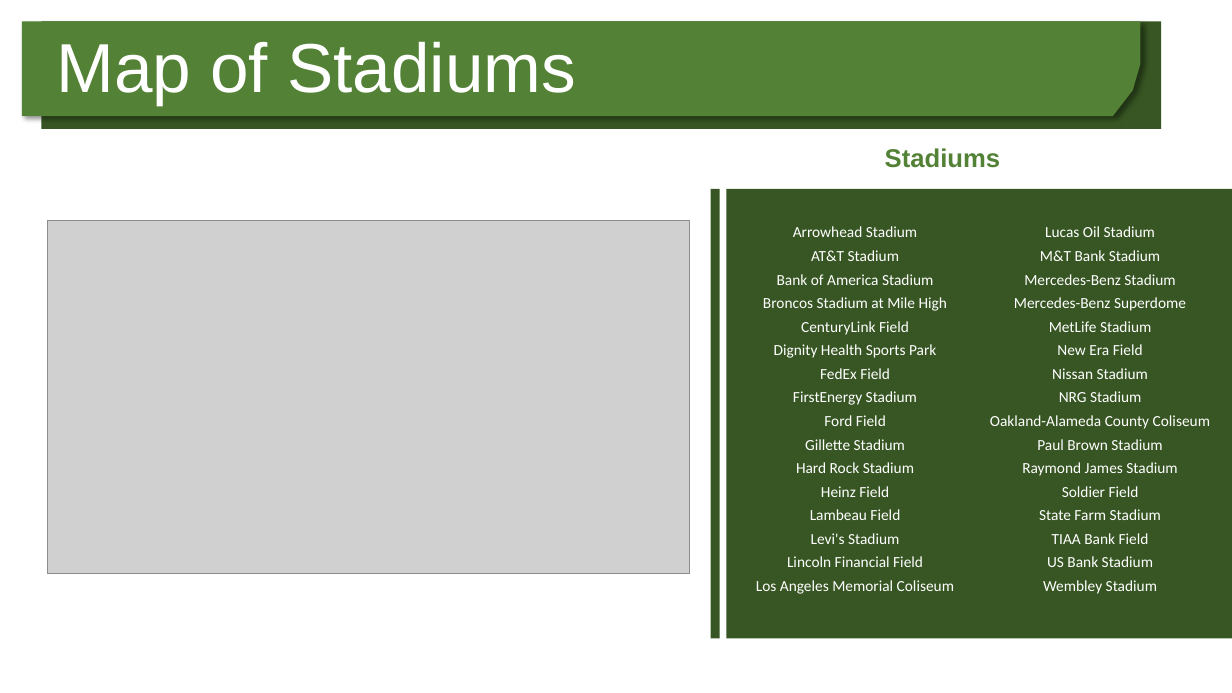
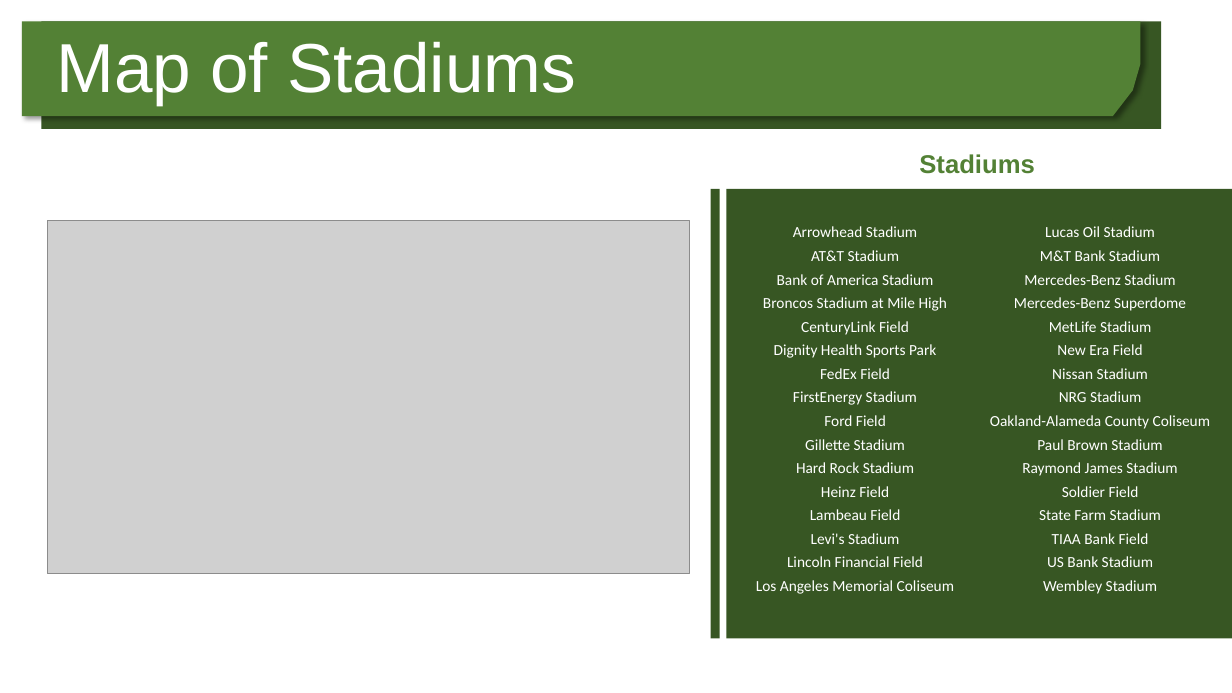
Before and after one commit to aaronhwoo/Project1, a slide deck: slide 3 of Team 8 Project 1.pptx. Drawn at 1232x693 pixels with LibreOffice and Linux fonts; fonts in the diff are those of the drawing; grey boxes stand for pictures; background and template pictures are left out. Boxes give left, top, right and bottom in pixels: in the first picture for what was removed or moved away, otherwise in the second. Text is boxed around its words. In the diff, an @@ line names an element or a change of style, - is before the commit and + after.

```diff
--- a/Team 8 Project 1.pptx
+++ b/Team 8 Project 1.pptx
@@ text "Stadiums": place and size @@
-text "Stadiums" at (885,148,1001,168)
+text "Stadiums" at (919,154,1035,174)
```
Also in this commit, not shown: 6 other slides changed, 2 slides added, 11 slides removed.
